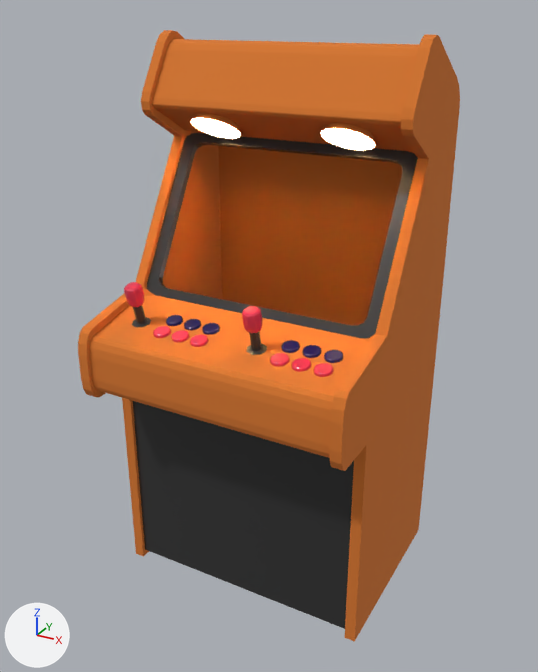
An edit to the glTF model public/models/arcade_cabinet.glb, drawn before and after from the same camera.
Camera for both pictures: a 50 mm lens placed at (0.92, -1.753, 1.789), pointed at (-0.001, -0.08, 0.952). Arrows for +X, +Y and +Z are at lower left; the lights stay in place. Where no turn or scale is listed for an object, it has been applied to the vertices. Vertices at the same position are counted once.

Objects in the first picture: 'Cabinet', 'LButtons', 'RButtons'.
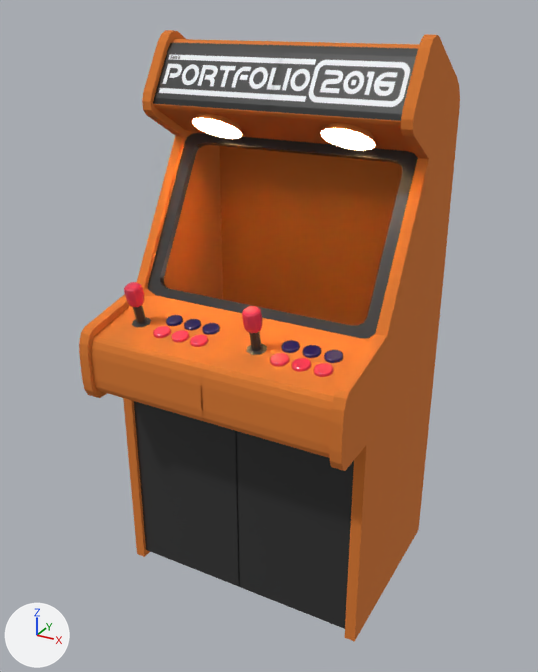
Commit message: cabinet title

Location of each change, (x1, y1, x2, y2) in pixels of the pictures (538 x 672 px; the box of a moved part takes in the faces that stretch with it):
'Cabinet', reshaped
    before: (78, 30, 460, 642)
    after: (79, 30, 460, 642)
part 1 of me_cube_001, moved or reshaped
    before: (90, 39, 326, 587)
    after: (91, 39, 327, 587)
part 2 of me_cube_001, recoloured
    both: (268, 45, 418, 121)

The change in detail:
Picture 'title' (img_title) is new.
Material 'Material.009' (mat_material_009) is new.
Its texture is img_title.
me_cube_001 is used by ob_cabinet; location (0.0, 0.0, 0.0).
me_cube_001 had 391 vertices, 752 faces and spanned x -0.38..0.38, y -0.43..0.28, z 0.18..1.73.
me_cube_001 now has 424 vertices, 752 faces and spans x -0.38..0.38, y -0.43..0.28, z 0.18..1.73.
Part 1, on me_cube_001:
66 faces are deleted.
6 vertices are added at (0.0, -0.16, 1.07), (0.0, 0.05, 1.44), (0.0, 0.07, 1.43), (0.0, -0.15, 1.06), (0.0, 0.07, 1.46), (0.0, -0.18, 1.05).
27 new vertices lie (0.35, 0.0, 0.0) away from vertices in x -0.35, y -0.42..0.27, z 0.2..1.71.
48 new faces join them, mat_material_001 (orange #d9772c).
12 new faces join them, mat_material_002 (black #313131).
6 new faces join them, mat_material_009 (picture img_title).
me_cube_001 part 2: 6 faces spanning x 0.0..0.35, y -0.09..0.0, z 1.56..1.71 switch from mat_material_001 (orange #d9772c) to mat_material_009 (picture img_title).
